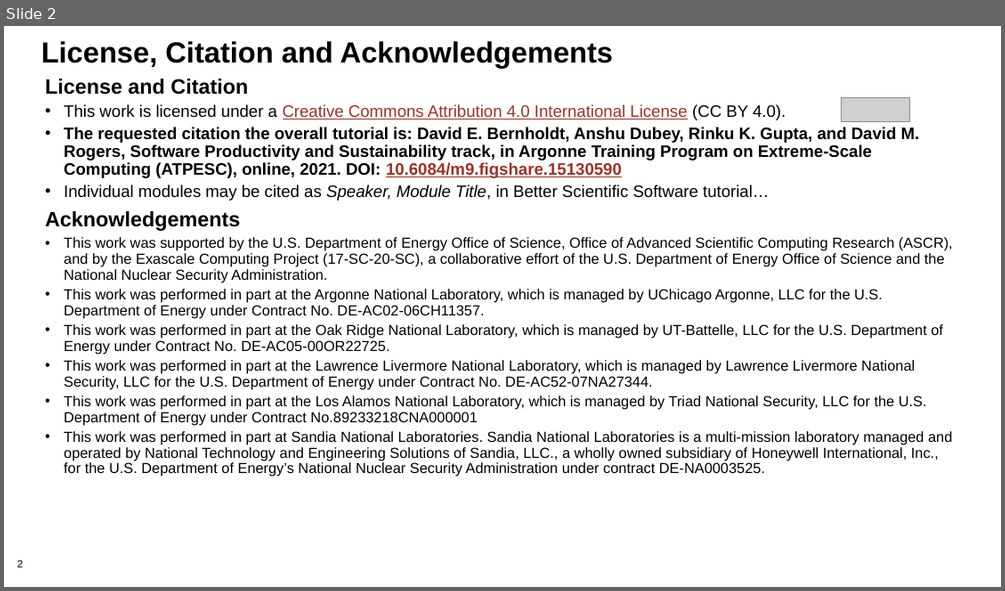
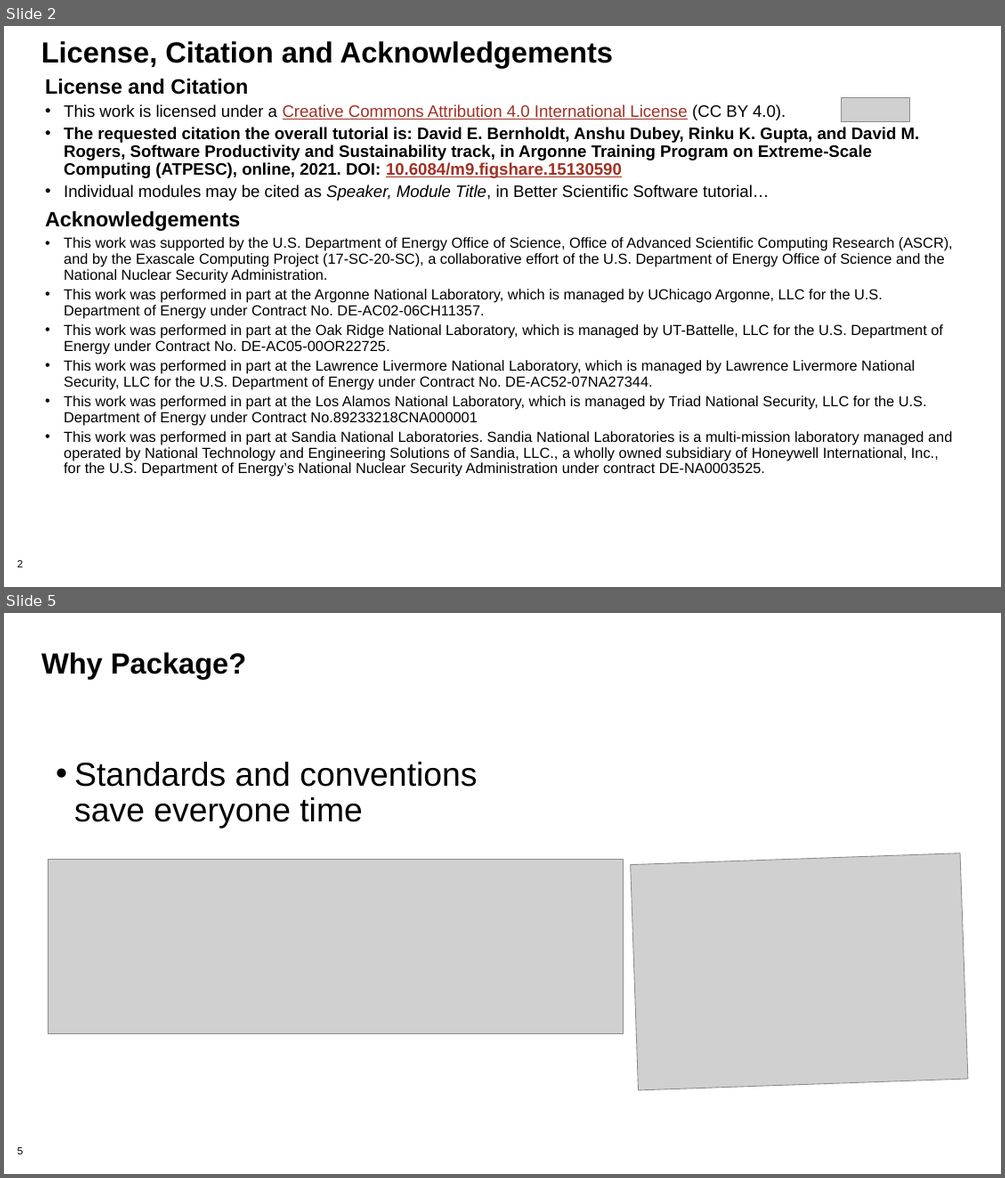
Before and after one commit to bssw-tutorial/presentations, a slide deck: packaging.pptx. Shown one above the other, each under a label of ours: slide 2 before the commit, slides 2 and 5 after it; the slides between them are not shown. The pictures are 1005x591 and 1005x1178 pixels, drawn with LibreOffice and Linux fonts; fonts in the diff are those of the drawing; grey boxes stand for pictures; background and template pictures are left out. Boxes give left, top, right and bottom in pixels: in the first picture for what was removed or moved away, otherwise in the second. Text is boxed around its words. In the diff, an @@ line names an element or a change of style, - is before the commit and + after.

```diff
--- a/packaging.pptx
+++ b/packaging.pptx
@@ slide 5 added at (4,613,1001,1174), background #FFFFFF; not listed: 1 template element that a slide beside it also shows @@
@@ title added at (41,652,246,679), 28 pt, text #000000, bold @@
+Why Package?
@@ text added at (74,762,477,828), 32 pt, text #000000 @@
+• Standards and conventions save everyone time
@@ picture added at (48,859,623,1034) @@
@@ picture added at (631,853,968,1091) @@
```
Also in this commit, not shown: 8 slides changed, 23 other slides added, 1 slide removed.
